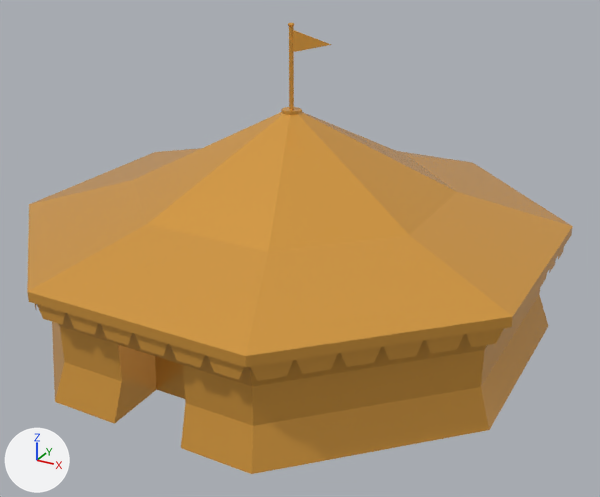
The glTF model public/models/tent-circus-big.glb, before and after one commit.
Rendered twice from a camera (50 mm lens) standing at (12.41, -22.02, 13.48) and looking at (0.66, -0.66, 2.8). Every picture has the same lights, and +X, +Y and +Z are marked at lower left. Where no turn or scale is listed for an object, it has been applied to the vertices.

In view in the first picture: 'tent-circus-big'.
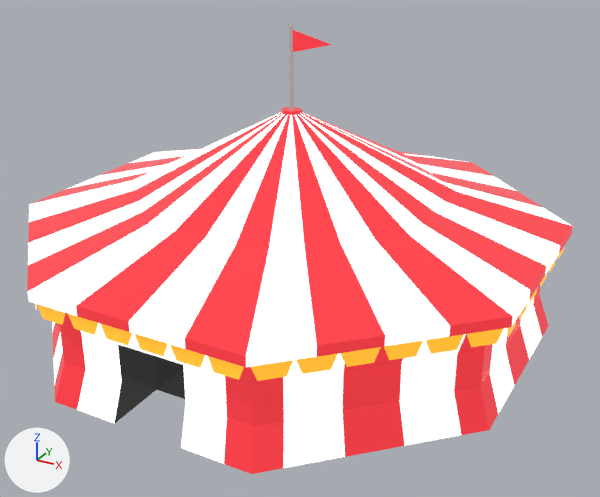
Edits to the scene script, one JSON object a line:
```json
{"op": "add", "block": "img_base", "code": ["img_base = load_image('base', '_unpacked/base', 1024, 1024, 'sRGB')"]}
{"op": "add", "block": "mat_lowpoly_colors_001", "code": ["mat_lowpoly_colors_001 = bpy.data.materials.new('LOWPOLY-COLORS.001')", "# uses the picture img_base"]}
{"block": "me_tent_circus_big", "where": "me_tent_circus_big.from_pydata(...)  # 484 vertices, 700 faces; spans x -8.2..8.2, y -8.2..8.2, z 0.0..9.7"}
{"op": "remove", "block": "me_tent_circus_big", "code": "me_tent_circus_big.materials.append(mat_lowpoly_colors)  # orange #e7a747"}
{"op": "add", "block": "me_tent_circus_big", "code": "me_tent_circus_big.materials.append(mat_lowpoly_colors_001)"}
```

Pixel boxes [x1, y1, x2, y2] of what changed, in the pictures (600 x 497 px):
```json
{"object": "tent-circus-big", "change": "recoloured", "before": [27, 23, 573, 474], "after": [27, 23, 573, 474]}
```
